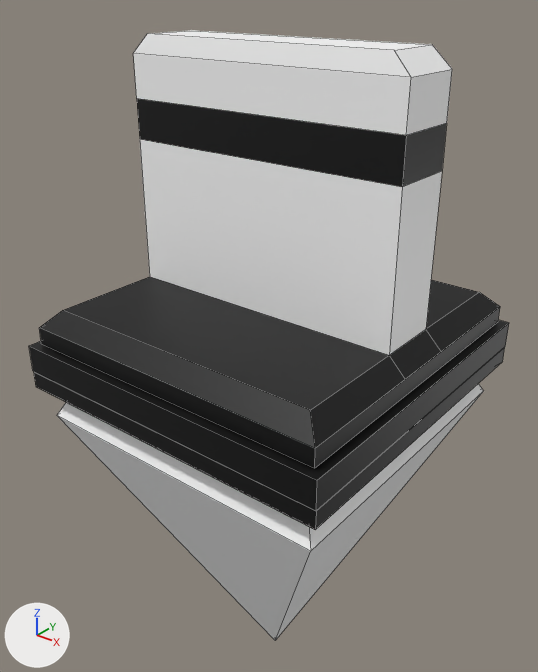
Two versions of the FBX model Assets/Project/NewVisuals/Models/Environment/Wall_Tile.fbx, one commit apart.
The view is the same before and after, from a 50 mm lens placed at (1.21, -1.55, 0.84), pointed at (-0.07, 0.05, -0.15). The lights are fixed; the arrows at lower left show +X, +Y and +Z. Mesh edges are drawn as thin lines. Where no turn or scale is listed for an object, it has been applied to the vertices.

In view in the first picture: 'Wall_tile'.
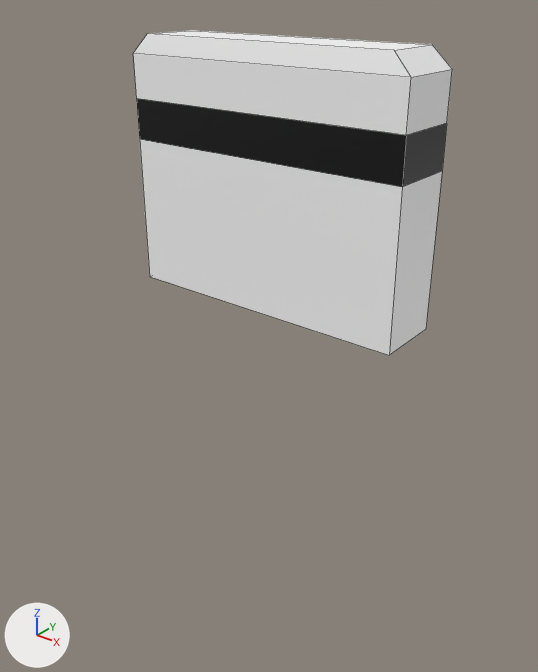
Where the change shows, as pixel boxes [x1, y1, x2, y2] in the pictures (538 x 672 px):
'Wall_tile', reshaped (33% narrower, 47% shorter): before [29, 30, 509, 640]; after [133, 30, 452, 355]
part 1 of me_меш, deleted (black): before [34, 347, 505, 530]
part 2 of me_меш, deleted: before [57, 383, 483, 640]
part 3 of me_меш, deleted (black): before [29, 320, 509, 511]
part 4 of me_меш, cut back (black): before [39, 277, 500, 468]

The edits, one by one:
me_меш is used by ob_wall_tile; location (0.0, 0.0, 0.0).
me_меш had 65 vertices, 57 faces and spanned x -0.5..0.5, y -0.5..0.5, z -1.35..0.7.
me_меш now has 20 vertices, 18 faces and spans x -0.42..0.42, y -0.1..0.09, z 0.0..0.7.
me_меш part 1: the loose piece of 12 vertices spanning x -0.5..0.5, y -0.5..0.5, z -0.29..-0.19 is deleted.
me_меш part 2: the loose piece of 9 vertices spanning x -0.47..0.47, y -0.47..0.47, z -1.35..-0.29 is deleted.
me_меш part 3: the loose piece of 8 vertices spanning x -0.5..0.5, y -0.5..0.5, z -0.18..-0.1 is deleted.
Part 4, on me_меш:
16 vertices are removed from x -0.47..0.47, y -0.47..0.48, z -0.1..0.0.
15 faces are deleted.
1 new face joins them.
